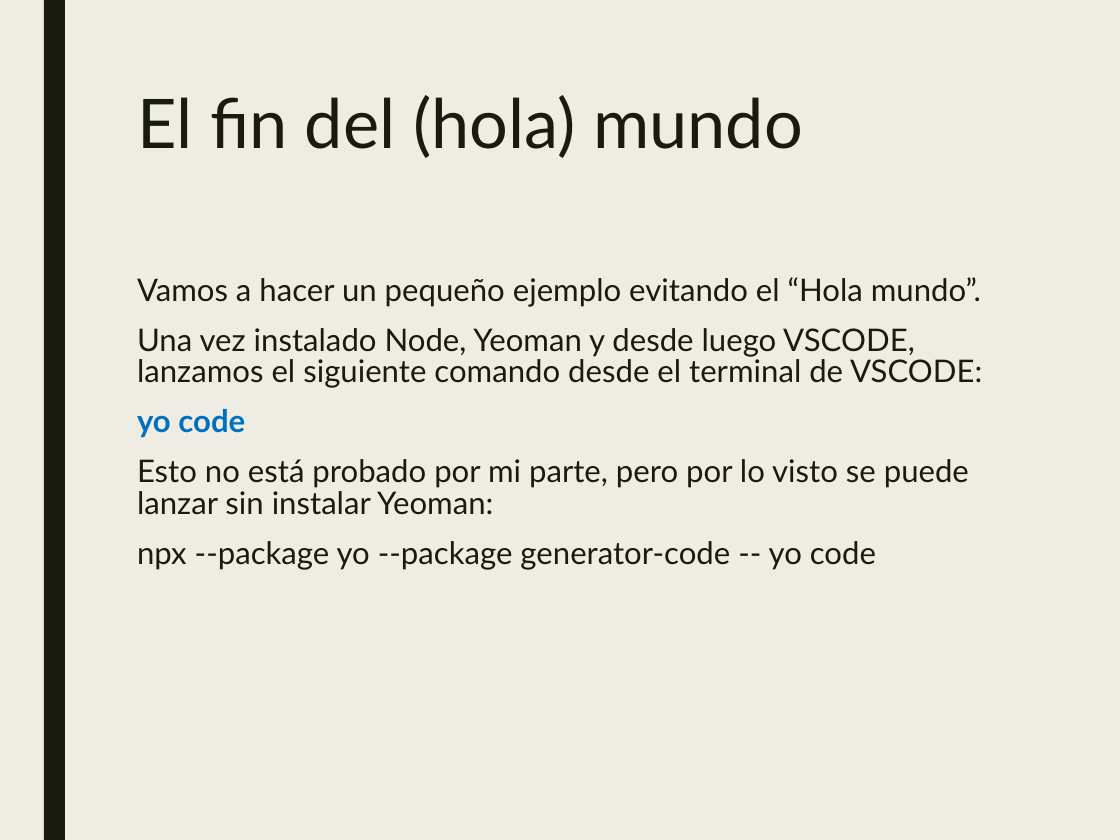
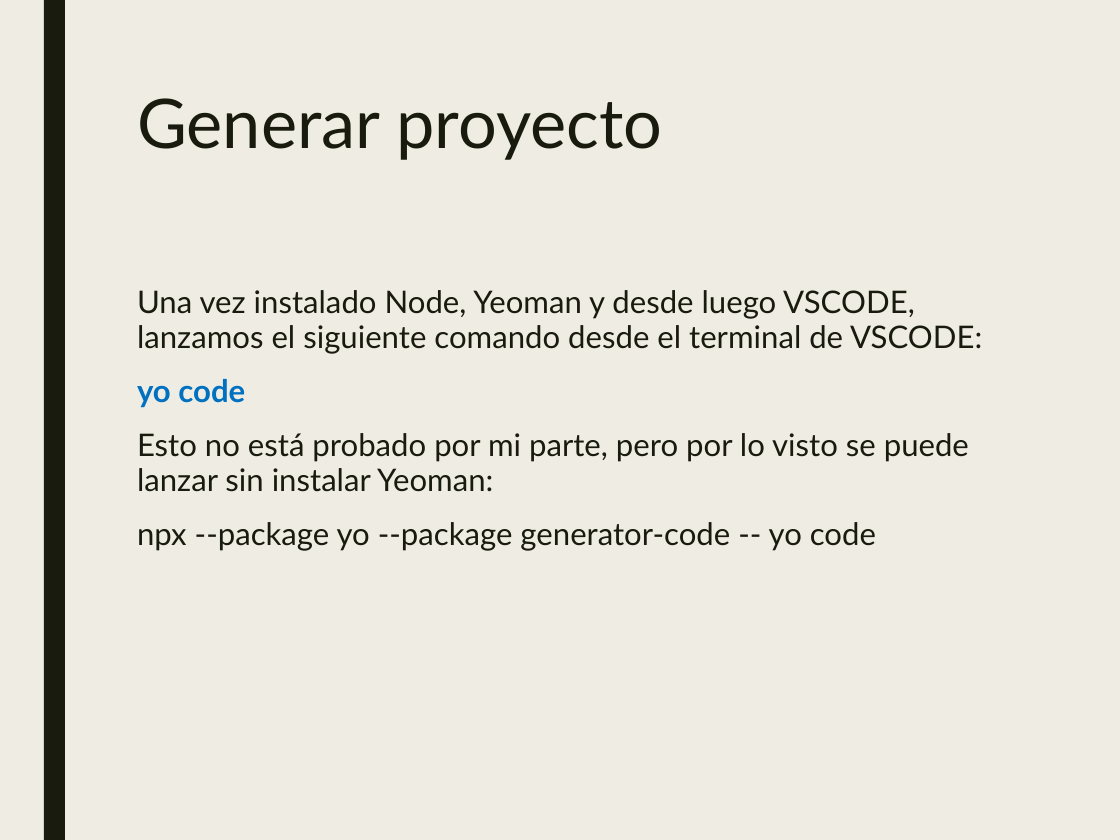
Before and after one commit to JalmarazMartn/dotnetrioja1, a slide deck: slide 14 of VSCODE Extensiones.ppt (slide 13 before the commit). Drawn at 1120x840 pixels with LibreOffice and Linux fonts; fonts in the diff are those of the drawing. Boxes give left, top, right and bottom in pixels: in the first picture for what was removed or moved away, otherwise in the second. Text is boxed around its words. In the diff, an @@ line names an element or a change of style, - is before the commit and + after.

Commit message:
Presentación

```diff
--- a/VSCODE Extensiones.ppt
+++ b/VSCODE Extensiones.ppt
@@ title at [137,98,663,160]: text changed @@
-El fin del (hola) mundo
+Generar proyecto
@@ text "Una vez instalado Node, Yeoman ...": place and size @@
-text "Una vez instalado Node, Yeoman ..." at [137,277,982,569]
+text "Una vez instalado Node, Yeoman ..." at [137,290,982,550]
@@ text "Una vez instalado Node, Yeoman ..." at [137,290,982,550]: line spacing 0.84 to 0.94 @@
@@ text at [137,277,981,307]: paragraph removed @@
-Vamos a hacer un pequeño ejemplo evitando el “Hola mundo”.
```
Also in this commit, not shown: 1 slide added.
